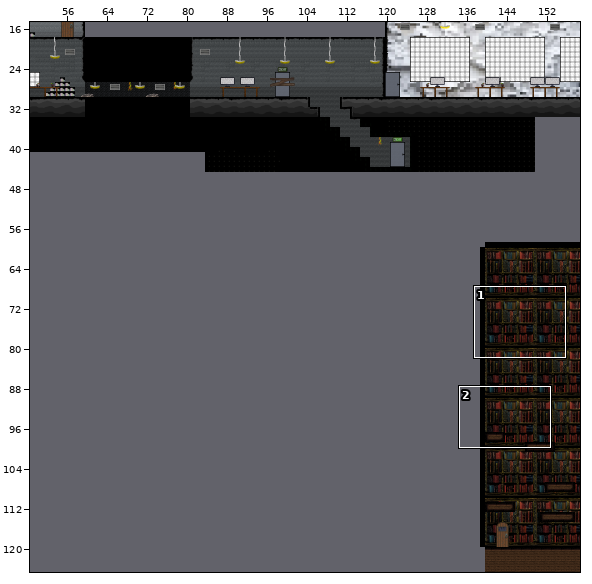
Level history. Tiled map (JSON): src/assets/maps/carte_recto.json. Above, an overview of the earlier version with the close-up marked.
Close-up. The starting point:
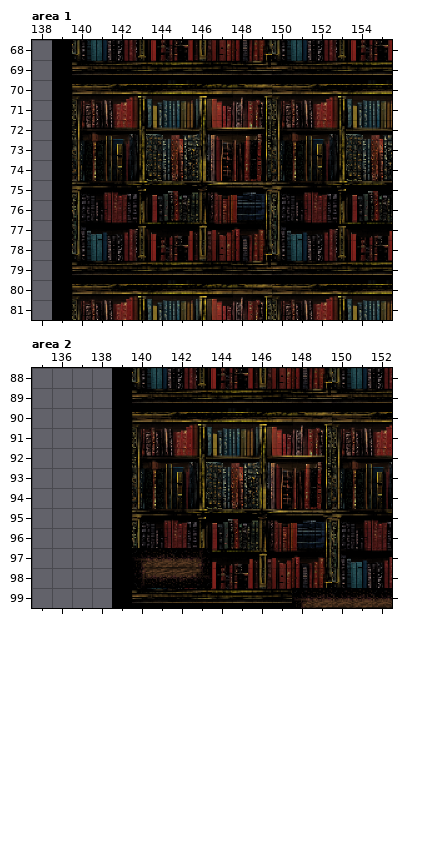
Cells are 32x32 px. Shown: area 1 x 138..155, y 68..81; area 2 x 135..152, y 88..99. The commit also changed other parts of the map, which this record leaves out.
The result:
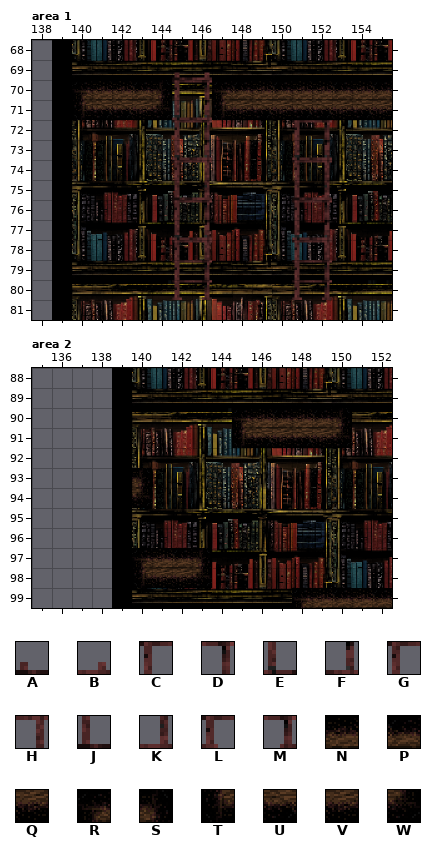
Key: from "tileset_image": A 38, B 39, C 78, D 79, E 118, F 119, G 158, H 159, J 198, K 199, L 238, M 239, N 425, P 426, Q 626, R 664, S 669, T 704, U 705, V 708, W 709.
_ is an empty cell, . an unchanged one.
Difference:
--- layer "platform_layer", area 1
@@ x 140..155 @@
-70 _____.._________
-71 _____.._________
+70 RNNPS..RPNPNNPNP
+71 TUUQW..TQUVUUQUV
--- layer "ladder_layer", area 1
@@ x 145..152 @@
-69 __......
-70 __......
-71 __......
-72 __....__
-73 __....__
-74 __....__
-75 __....__
-76 __....__
-77 __....__
-78 __....__
-79 __....__
-80 __....__
+69 AB......
+70 CD......
+71 EF......
+72 CD....CD
+73 EF....EF
+74 GH....GH
+75 JK....JK
+76 CD....CD
+77 EF....EF
+78 GH....GH
+79 CD....CD
+80 LM....LM
--- layer "platform_layer", area 2
@@ x 145..150 @@
- 90 ______
- 91 ______
+ 90 RNPNPS
+ 91 TUQUVW
@@ x 140..140 @@
- 93 _
- 94 _
+ 93 S
+ 94 W
Pixel boxes of the changes (left, top, right, bottom) in both close-ups:
added: (72, 72, 392, 300)
added: (232, 408, 352, 448)
added: (132, 468, 152, 508)
